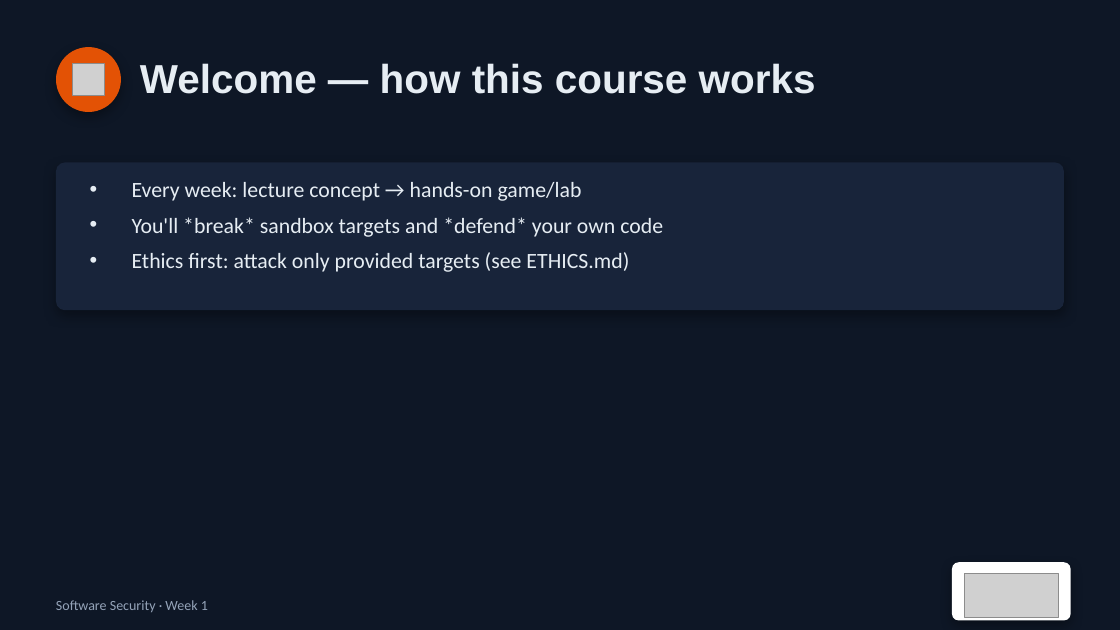
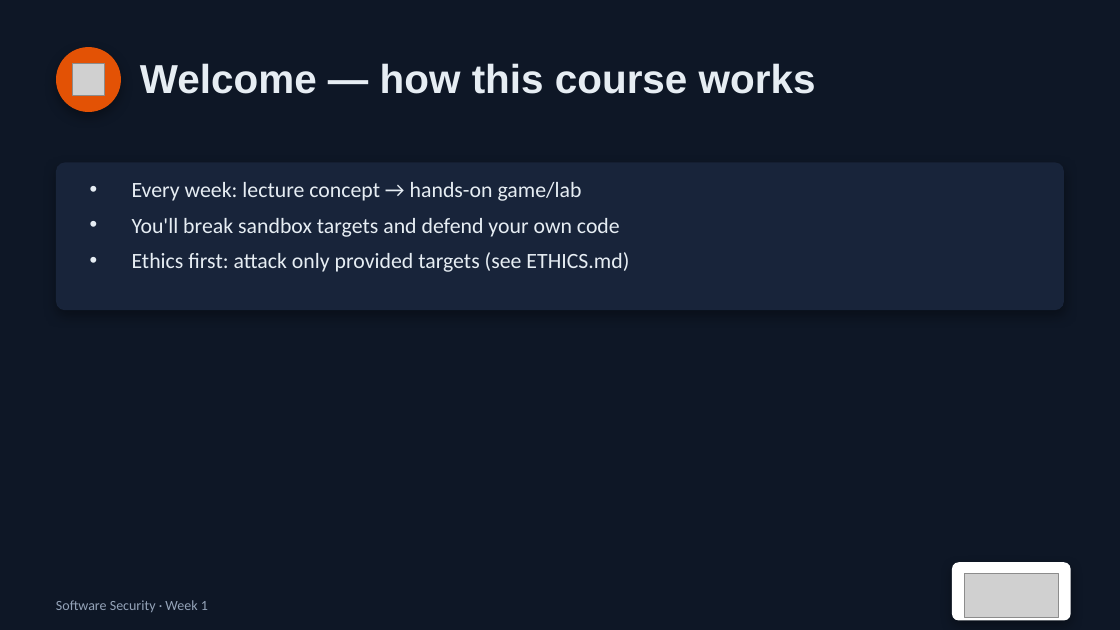
Before and after one commit to nutthakorn7/software-security, a slide deck: slide 3 of slides/pptx/week01.pptx. Drawn at 1120x630 pixels with LibreOffice and Linux fonts; fonts in the diff are those of the drawing; grey boxes stand for pictures. Boxes give left, top, right and bottom in pixels: in the first picture for what was removed or moved away, otherwise in the second. Text is boxed around its words. In the diff, an @@ line names an element or a change of style, - is before the commit and + after.

```diff
--- a/slides/pptx/week01.pptx
+++ b/slides/pptx/week01.pptx
@@ text at box(132, 218, 620, 237): text changed @@
-• You'll *break* sandbox targets and *defend* your own code
+• You'll break sandbox targets and defend your own code
```
Also in this commit, not shown: 1 other slide changed, 1 slide added, 20 other files.
